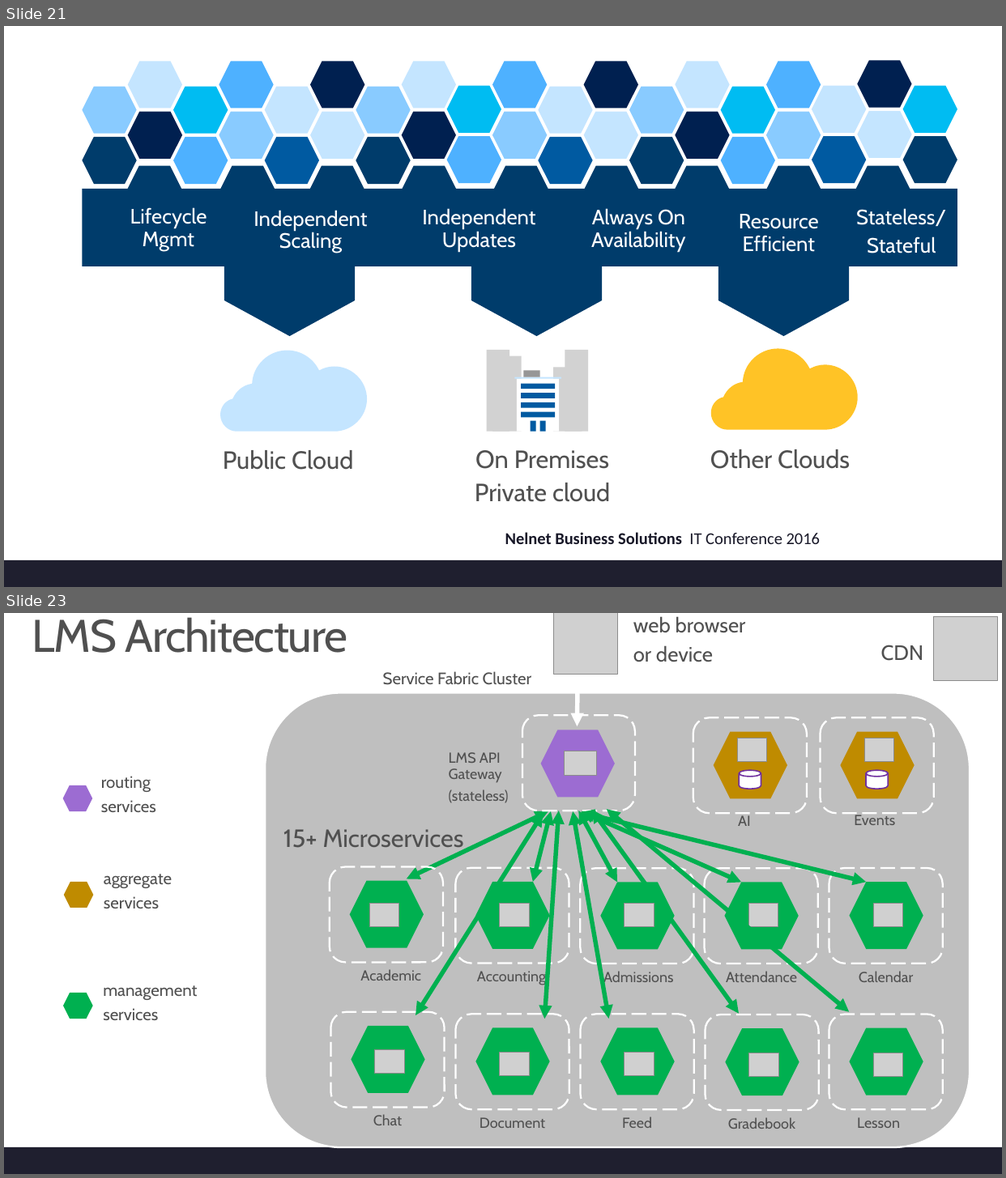
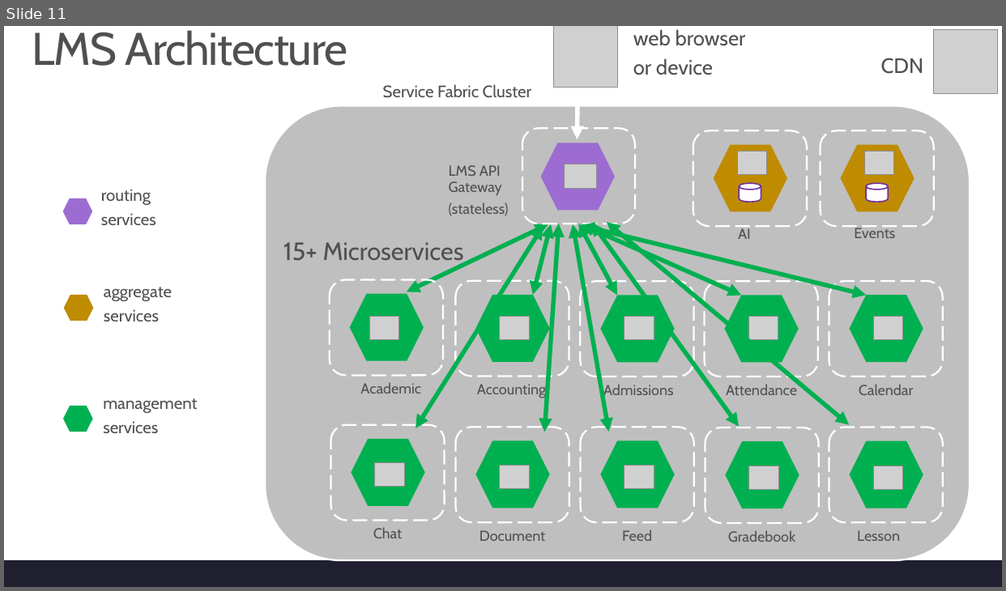
Before and after one commit to rwebrown/ITConference, a slide deck: NBS_IT_FINAL.pptx. Shown one above the other, each under a label of ours: slides 21 and 23 before the commit, slide 11 after it; the slides between them are not shown. The pictures are 1006x1178 and 1006x591 pixels, drawn with LibreOffice and Linux fonts; fonts in the diff are those of the drawing; grey boxes stand for pictures; background and template pictures are left out. Boxes give left, top, right and bottom in pixels: in the first picture for what was removed or moved away, otherwise in the second. Text is boxed around its words. In the diff, an @@ line names an element or a change of style, - is before the commit and + after.

```diff
--- a/NBS_IT_FINAL.pptx
+++ b/NBS_IT_FINAL.pptx
@@ slide 21 removed at [4, 26, 1002, 587], background #FFFFFF; not listed: 1 template element that a slide beside it also shows @@
@@ group removed at [82, 61, 957, 184]: 38 hexagons @@
@@ hexagon removed at [127, 166, 182, 213] @@
@@ hexagon removed at [220, 166, 275, 213] @@
@@ hexagon removed at [310, 166, 364, 213] @@
@@ hexagon removed at [403, 166, 457, 213] @@
@@ hexagon removed at [493, 166, 548, 213] @@
@@ hexagon removed at [584, 166, 639, 213] @@
@@ hexagon removed at [675, 166, 730, 213] @@
@@ hexagon removed at [767, 166, 821, 213] @@
@@ hexagon removed at [856, 166, 910, 213] @@
@@ rectangle removed at [82, 189, 957, 267] @@
@@ text removed at [108, 194, 229, 266] @@
-LifecycleMgmt
@@ text removed at [253, 210, 367, 253] @@
-Independent Scaling
@@ text removed at [422, 208, 535, 251] @@
-Independent Updates
@@ text removed at [591, 208, 685, 251] @@
-Always On
-Availability
@@ text removed at [739, 214, 819, 252] @@
-Resource
-Efficient
@@ text removed at [856, 208, 946, 254] @@
-Stateless/
-Stateful
@@ pentagon arrow removed at [224, 243, 355, 336] @@
@@ pentagon arrow removed at [471, 243, 603, 336] @@
@@ pentagon arrow removed at [718, 243, 850, 336] @@
@@ freeform shape removed at [220, 351, 367, 432] @@
@@ freeform shape removed at [711, 348, 859, 429] @@
@@ group removed at [487, 350, 588, 432]: 13 rectangles @@
@@ text removed at [223, 450, 353, 470] @@
-Public Cloud
@@ text removed at [475, 450, 610, 502] @@
-On Premises
-Private cloud
@@ text removed at [710, 450, 850, 469] @@
-Other Clouds
@@ text removed at [505, 532, 820, 544] @@
-Nelnet Business Solutions IT Conference 2016
@@ what was slide 23 is now slide 11 @@
```
Also in this commit, not shown: 1 slide changed, 11 other slides removed.
